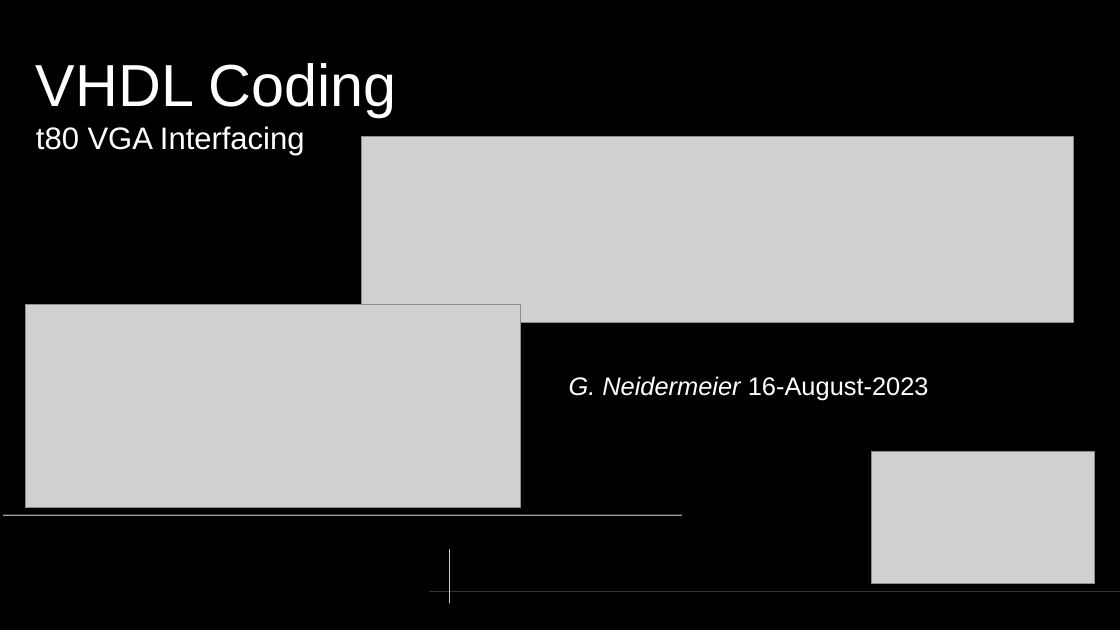
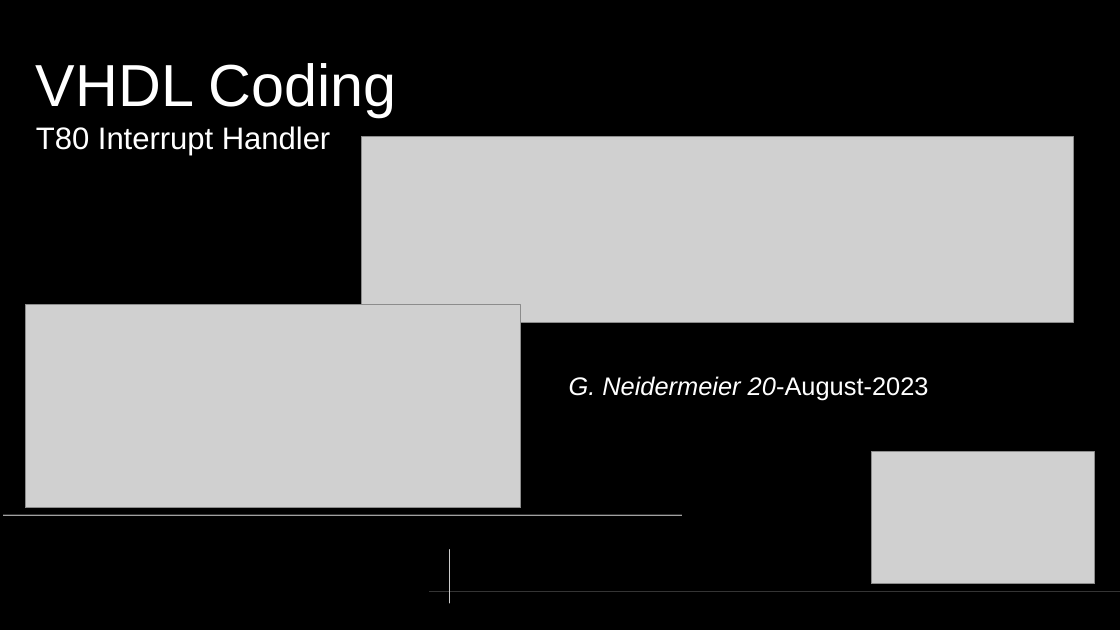
Before and after one commit to neiderm/retro_comp_fpga, a slide deck: slide 1 of docs/soc_t80_cpu_IRQ.odp. Drawn at 1120x630 pixels with LibreOffice and Linux fonts; fonts in the diff are those of the drawing; grey boxes stand for pictures. Boxes give left, top, right and bottom in pixels: in the first picture for what was removed or moved away, otherwise in the second. Text is boxed around its words. In the diff, an @@ line names an element or a change of style, - is before the commit and + after.

Commit message:
Move RAM interfacing into its own document

```diff
--- a/docs/soc_t80_cpu_IRQ.odp
+++ b/docs/soc_t80_cpu_IRQ.odp
@@ title at bbox=[36, 63, 396, 155]: text changed @@
-VHDL Coding
-t80 VGA Interfacing
+VHDL Coding
+T80 Interrupt Handler
@@ text at bbox=[569, 376, 929, 400]: text changed; italic on @@
-G. Neidermeier 16-August-2023
+G. Neidermeier 20-August-2023
```
Also in this commit, not shown: 3 other slides changed, 5 slides removed.
